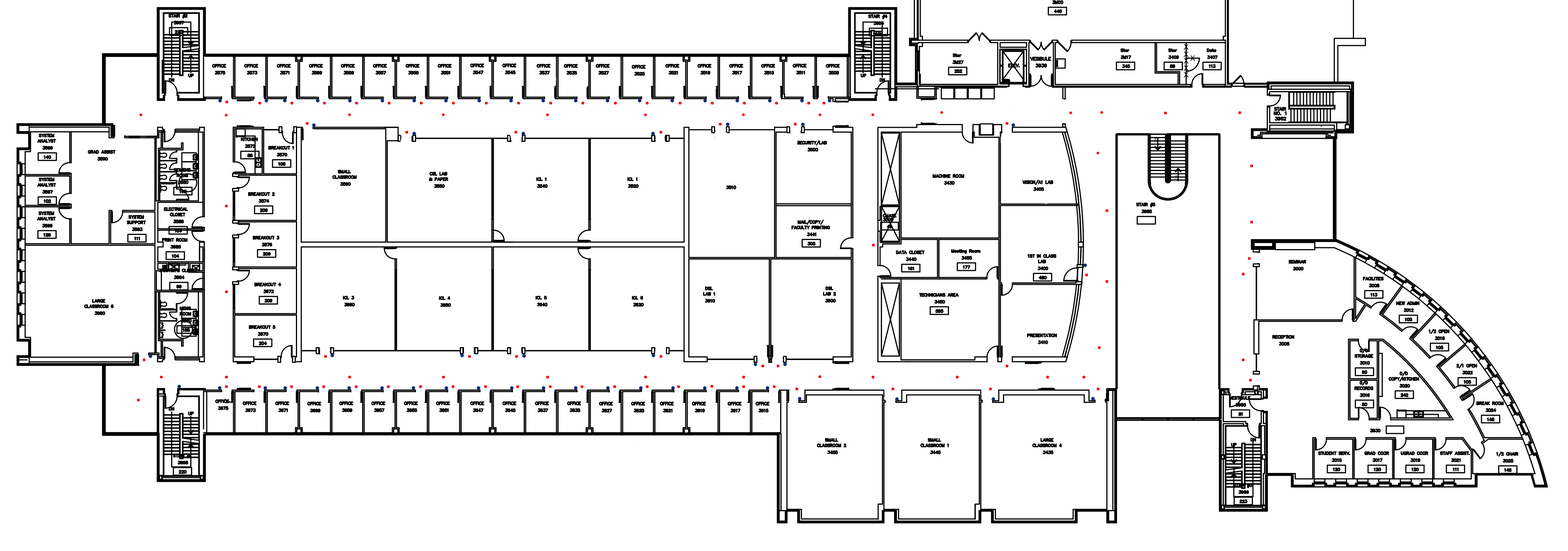
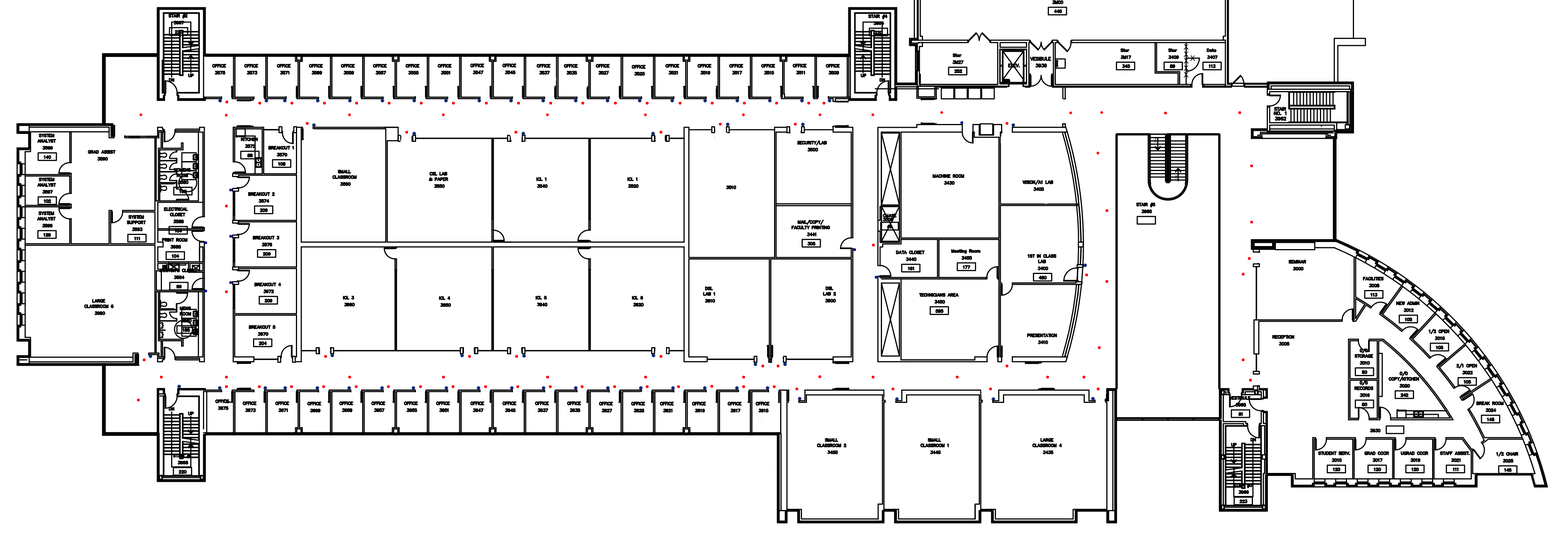
Layered file, before and after one edit (1568x551). Changes by layer:
painted on "Barcode" over (204, 121, 964, 293)
